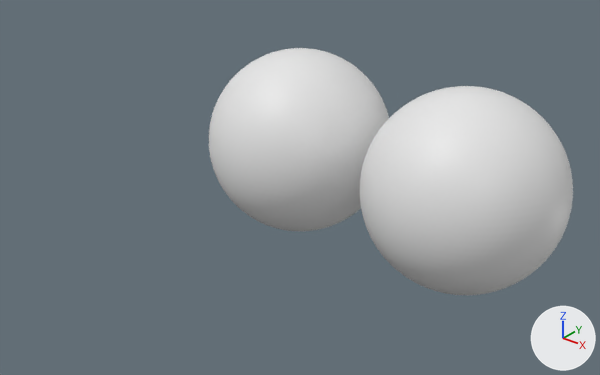
An edit to the Blender file RESOURCES/Blender Files/2048/merge_2.blend, drawn before and after from the same camera.
The view is the same before and after, from a 50 mm lens placed at (5.29, -6.61, 3.52), pointed at (0.91, -1.14, 0.13). Lighting does not change. The marker at lower right points along +X, +Y and +Z.

Script lines for the objects in view, before the commit:
```python
me_icosphere = bpy.data.meshes.new('Icosphere')
me_icosphere.from_pydata(...)  # 2562 vertices, 5120 faces; spans x -1.0..1.0, y -1.0..1.0, z -1.0..1.0
me_icosphere_001 = bpy.data.meshes.new('Icosphere.001')
me_icosphere_001.from_pydata(...)  # 2562 vertices, 5120 faces; spans x -1.0..1.0, y -1.0..1.0, z -1.0..1.0
ob_icosphere = bpy.data.objects.new('Icosphere', me_icosphere)
ob_icosphere.location = (0.0, 0.0, 0.0)
ob_icosphere_001 = bpy.data.objects.new('Icosphere.001', me_icosphere_001)
ob_icosphere_001.location = (2.015, 0.0, 0.0)
```
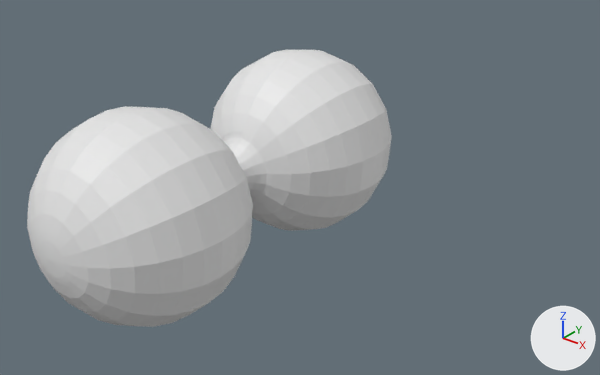
Where the change shows, as pixel boxes (x1, y1, x2, y2) in the pictures (600 x 375 px):
```json
{"object": "Sphere.001", "change": "added", "after": [27, 106, 253, 327]}
{"object": "Icosphere.001", "change": "deleted", "before": [360, 86, 573, 295]}
{"object": "Icosphere", "change": "reshaped", "before": [209, 48, 389, 231], "after": [210, 49, 392, 231]}
```

The change, as JSON lines over the scene's bpy script:
```json
{"block": "me_icosphere", "where": "# used by ob_icosphere; location = (0.0, 0.0, 0.0)"}
{"op": "remove", "block": "me_icosphere", "code": "me_icosphere.from_pydata(...)  # 2562 vertices, 5120 faces; spans x -1.0..1.0, y -1.0..1.0, z -1.0..1.0"}
{"op": "add", "block": "me_icosphere", "code": "me_icosphere.from_pydata(...)  # 444 vertices, 459 faces; spans x -1.0..1.0, y -1.14..1.0, z -0.98..1.0"}
{"block": "me_icosphere", "change": "me_icosphere part 1: 2555 vertices removed from x -1.0..1.0, y -1.0..1.0, z -1.0..1.0; 437 vertices added at x -1.0..1.0, y -1.14..0.99, z -0.98..0.98"}
{"op": "add", "block": "me_sphere_005", "code": ["me_sphere_005 = bpy.data.meshes.new('Sphere.005')", "me_sphere_005.from_pydata(...)  # 444 vertices, 459 faces; spans x -1.0..1.0, y -1.14..1.0, z -0.98..1.0"]}
{"op": "remove", "block": "ob_icosphere_001", "code": ["ob_icosphere_001 = bpy.data.objects.new('Icosphere.001', me_icosphere_001)", "ob_icosphere_001.location = (2.015, 0.0, 0.0)"]}
{"op": "add", "block": "ob_sphere_001", "code": ["ob_sphere_001 = bpy.data.objects.new('Sphere.001', me_sphere_005)", "ob_sphere_001.location = (0.0, -2.281, 0.0)", "ob_sphere_001.rotation_euler = (0.0, 0.0, -3.142)  # degrees (0, 0, -180)"]}
```
